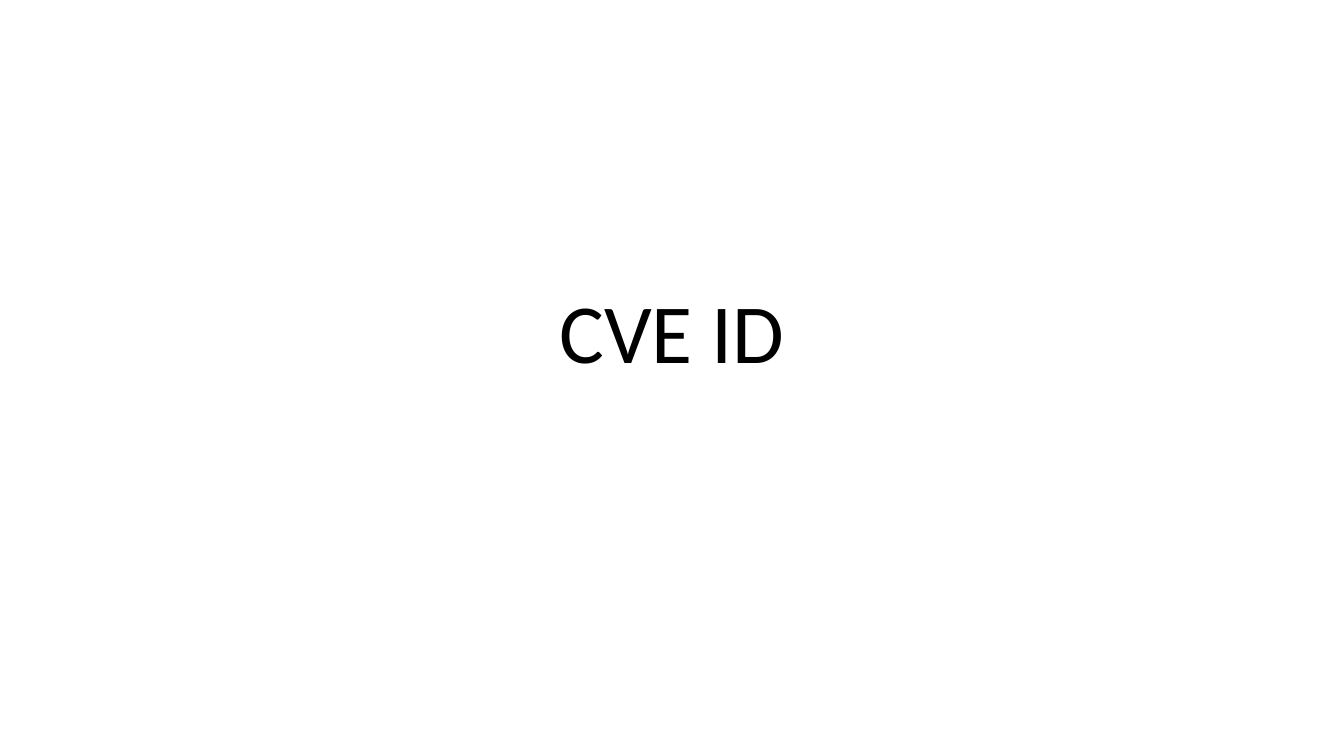
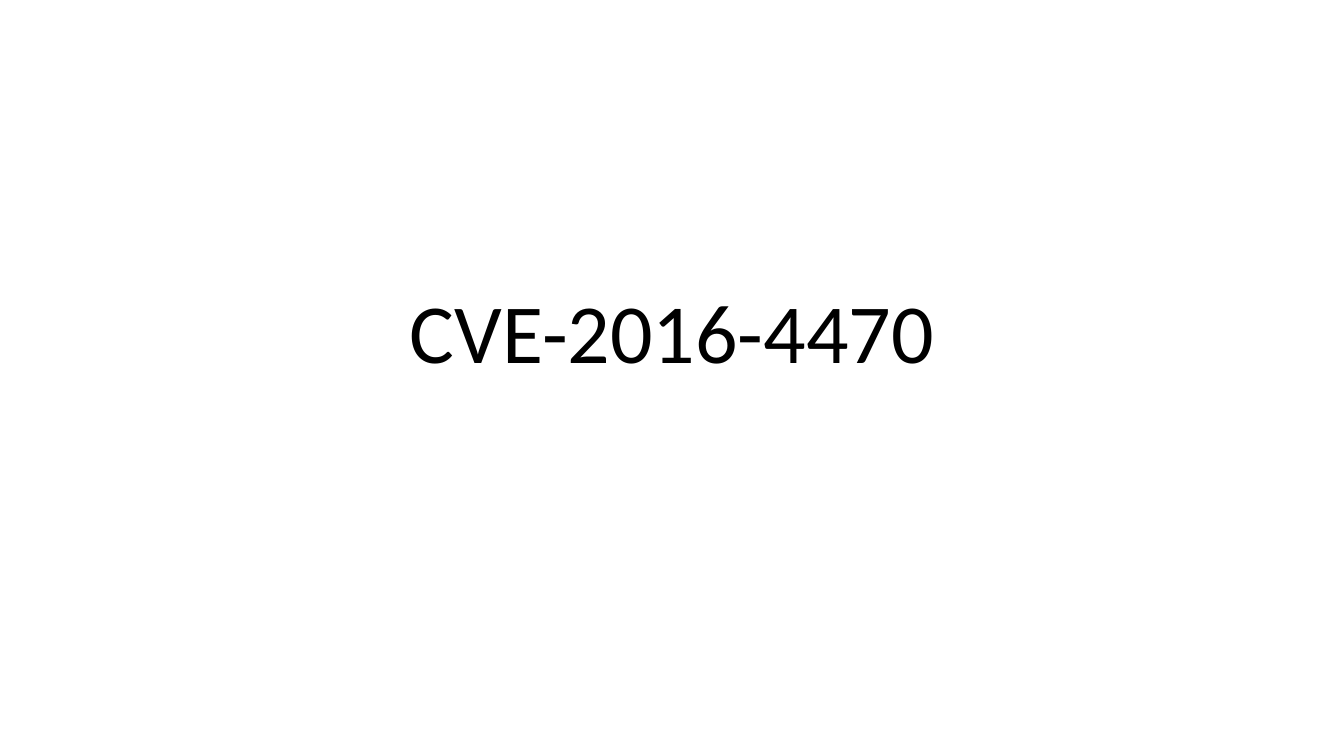
Before and after one commit to mudongliang/Kernel_Vulnerabilities, a slide deck: slide 1 of UAF/2016/CVE-2016-4470.pptx. Drawn at 1344x756 pixels with LibreOffice and Linux fonts; fonts in the diff are those of the drawing. Boxes give left, top, right and bottom in pixels: in the first picture for what was removed or moved away, otherwise in the second. Text is boxed around its words. In the diff, an @@ line names an element or a change of style, - is before the commit and + after.

```diff
--- a/UAF/2016/CVE-2016-4470.pptx
+++ b/UAF/2016/CVE-2016-4470.pptx
@@ title at <box>410,306,934,364</box>: text changed @@
-CVE ID
+CVE-2016-4470
```
Also in this commit, not shown: 2 other slides changed, 5 slides added, 2 slides removed, 1 other file.
